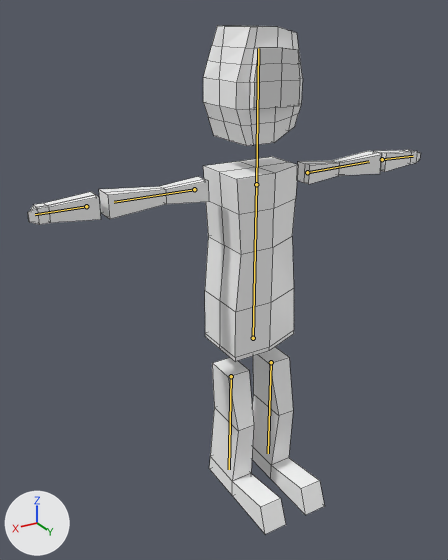
Before and after pictures for a commit that changed the Blender file Assets/PlayerBlenderFile.blend.
Rendered twice from a camera (50 mm lens) standing at (8.21, 12.16, 12.38) and looking at (0.98, 0.11, 6.35). Arrows for +X, +Y and +Z are at lower left; the lights stay in place. The bones that bend it are drawn over the model as lines. Mesh edges are drawn as thin lines.
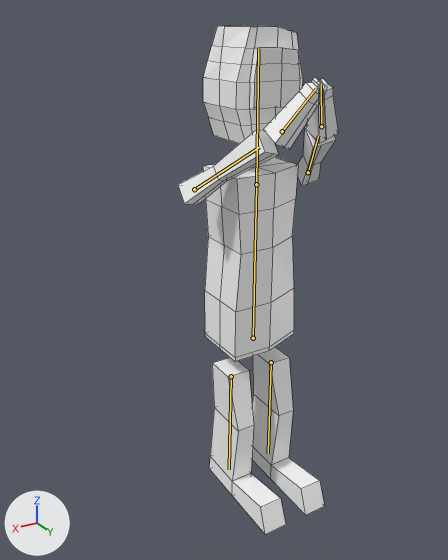
The newer file adds an action. The first version stands in its rest pose; the second is drawn at frame 5 of the action 'Shoot'.

The change in detail:
Bone 'LeftHand1' (bone_lefthand1) turns from (0, 0, 0) to (38, 15, -110) degrees about its own x, y and z.
Bone 'LeftHand2' (bone_lefthand2) moves from (0.0, 0.0, 0.0) to (0.0, -0.01, -0.01).
Bone 'LeftHand2' (bone_lefthand2) turns from (0, 0, 0) to (21, 10, 2) degrees about its own x, y and z.
Bone 'RightHand2.001' (bone_righthand2_001) turns from (0, 0, 0) to (-36, -16, -110) degrees about its own x, y and z.
Bone 'RightHand2' (bone_righthand2) moves from (0.0, 0.0, 0.0) to (0.0, 0.01, -0.01).
Bone 'RightHand2' (bone_righthand2) turns from (0, 0, 0) to (-21, -10, 2) degrees about its own x, y and z.

Pixel boxes (x1, y1, x2, y2) of what changed, in the pictures (448 x 560 px):
'Cube.002', posed (59% narrower)
    before: (28, 26, 420, 534)
    after: (178, 26, 339, 534)
bone 'LeftHand1', root to tip
    before: (307, 172) to (369, 161)
    after: (308, 172) to (318, 135)
bone 'LeftHand2', root to tip
    before: (382, 159) to (413, 156)
    after: (321, 126) to (321, 84)
bone 'RightHand2.001', root to tip
    before: (194, 189) to (114, 202)
    after: (194, 189) to (259, 147)
bone 'RightHand2', root to tip
    before: (86, 206) to (35, 214)
    after: (282, 131) to (316, 88)
